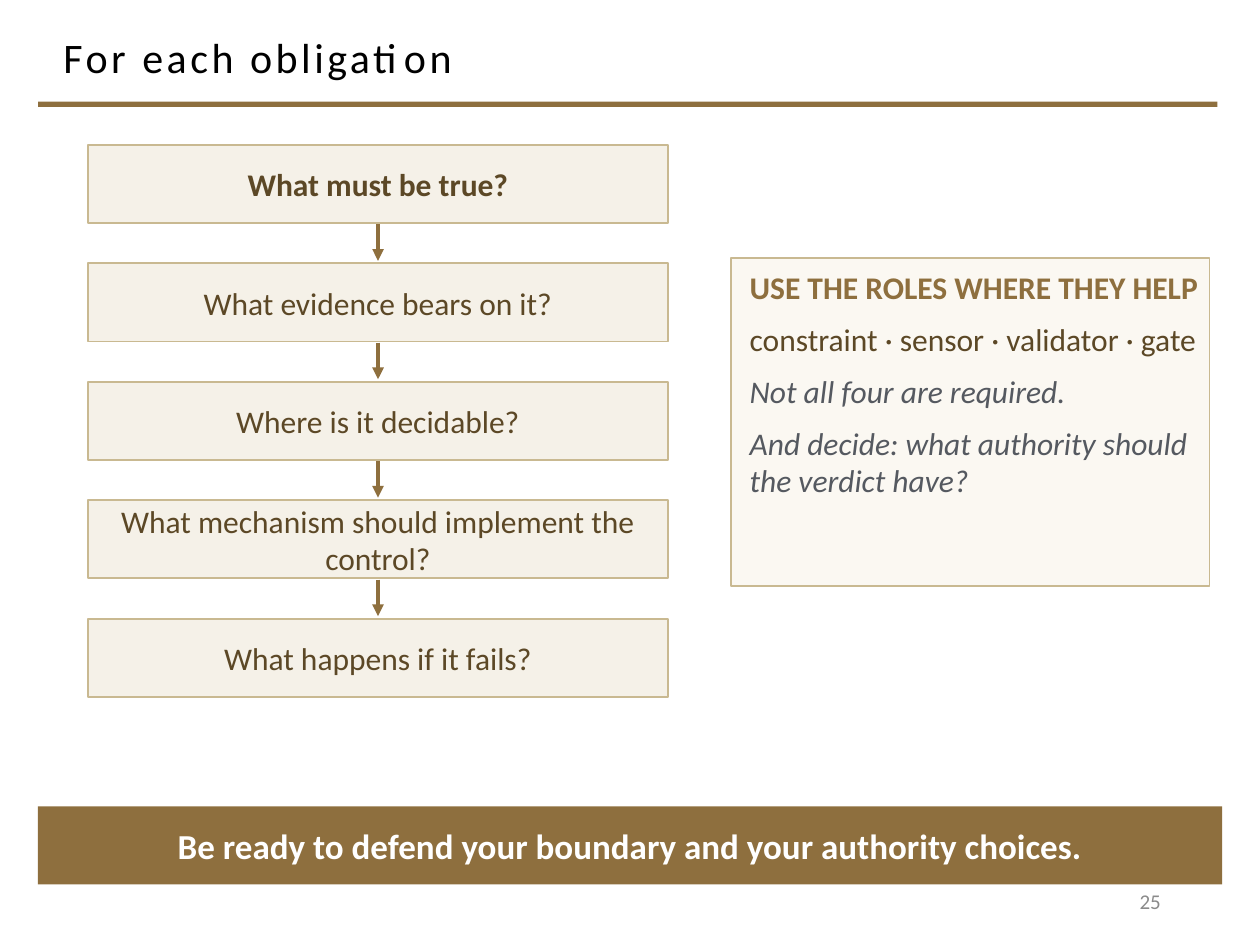
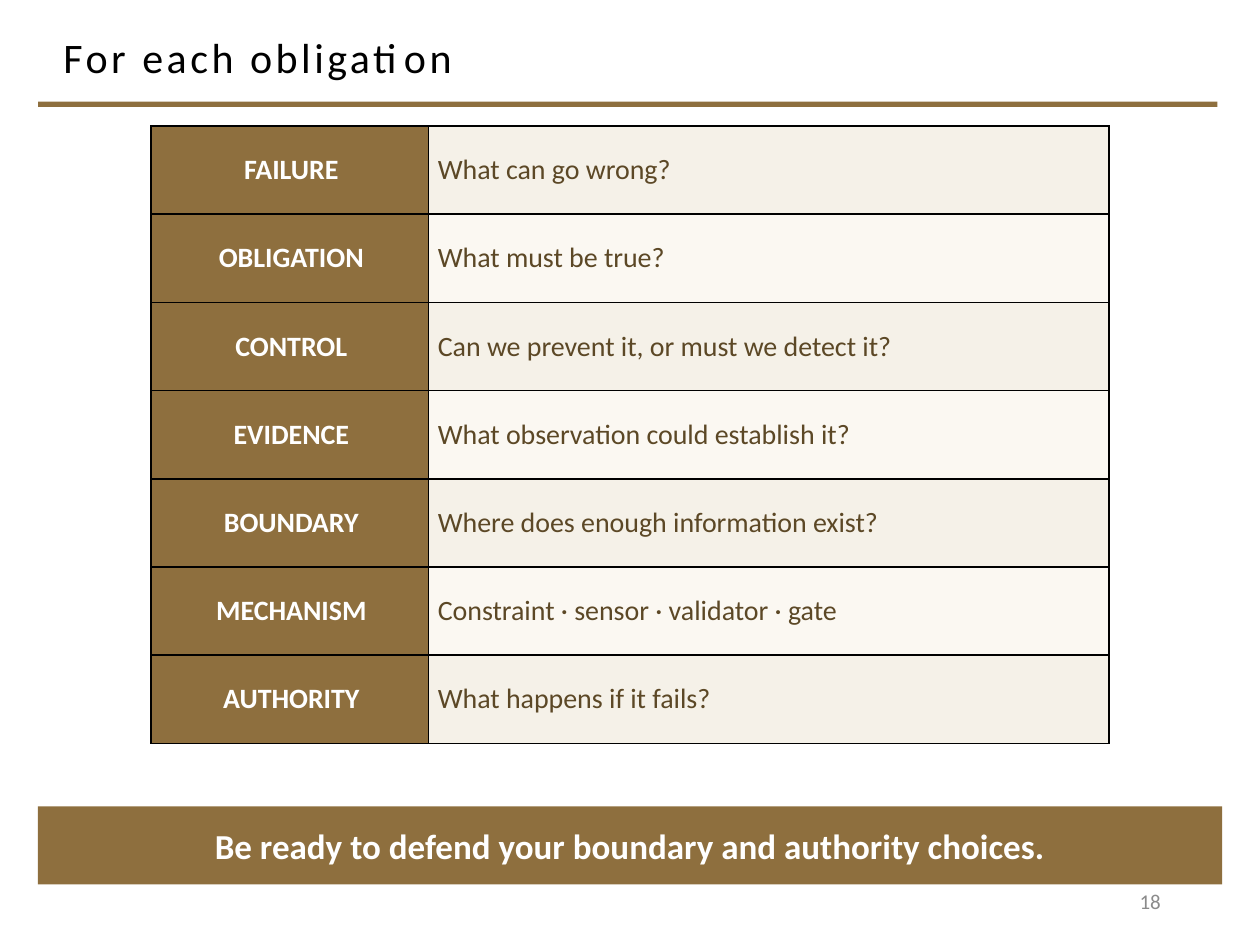
Before and after one commit to davisjam/model-based-agentic-software-engineering, a slide deck: slide 18 of course/lectures/act-2-delegation-and-control/03-alignment/2-3-Alignment.pptx (slide 25 before the commit). Drawn at 1260x945 pixels with LibreOffice and Linux fonts; fonts in the diff are those of the drawing; background and template pictures are left out. Boxes give left, top, right and bottom in pixels: in the first picture for what was removed or moved away, otherwise in the second. Text is boxed around its words. In the diff, an @@ line names an element or a change of style, - is before the commit and + after.

```diff
--- a/course/lectures/act-2-delegation-and-control/03-alignment/2-3-Alignment.pptx
+++ b/course/lectures/act-2-delegation-and-control/03-alignment/2-3-Alignment.pptx
@@ rectangle removed at <box>88,145,668,223</box> @@
-What must be true?
@@ table added at <box>151,126,1109,743</box>, 7 rows, 2 columns @@
+FAILURE | What can go wrong?
+OBLIGATION | What must be true?
+CONTROL | Can we prevent it, or must we detect it?
+EVIDENCE | What observation could establish it?
+BOUNDARY | Where does enough information exist?
+MECHANISM | Constraint · sensor · validator · gate
+AUTHORITY | What happens if it fails?
@@ arrow removed from (378, 224) to (378, 261) @@
@@ rectangle removed at <box>88,263,668,341</box> @@
-What evidence bears on it?
@@ rectangle removed at <box>731,258,1210,586</box> @@
-USE THE ROLES WHERE THEY HELP
-constraint · sensor · validator · gate
-Not all four are required.
-And decide: what authority should the verdict have?
@@ arrow removed from (378, 343) to (378, 379) @@
@@ rectangle removed at <box>88,382,668,460</box> @@
-Where is it decidable?
@@ arrow removed from (378, 461) to (378, 498) @@
@@ rectangle removed at <box>88,500,668,578</box> @@
-What mechanism should implement the control?
@@ arrow removed from (378, 580) to (378, 616) @@
@@ rectangle removed at <box>88,619,668,697</box> @@
-What happens if it fails?
@@ text in rectangle at <box>215,834,1045,865</box>: text changed @@
-Be ready to defend your boundary and your authority choices.
+Be ready to defend your boundary and authority choices.
@@ page number at <box>1140,895,1161,909</box>: text changed @@
-25
+18
```
Also in this commit, not shown: 13 other slides changed, 7 slides removed.
